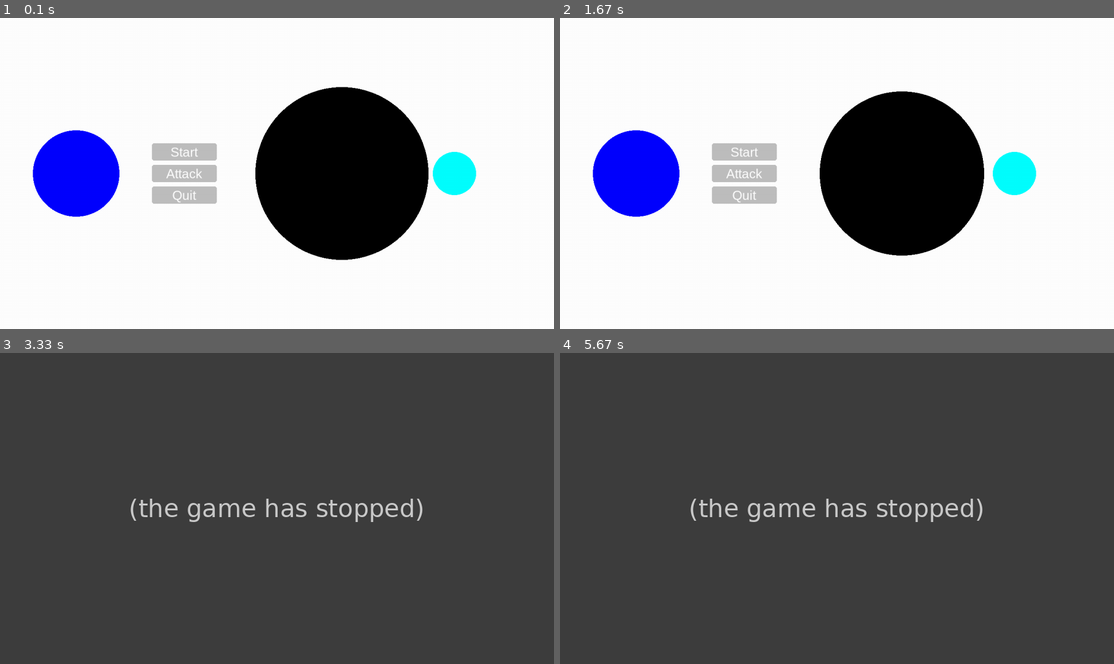
Above: before the commit, frames 1-4 (two rows, left to right).
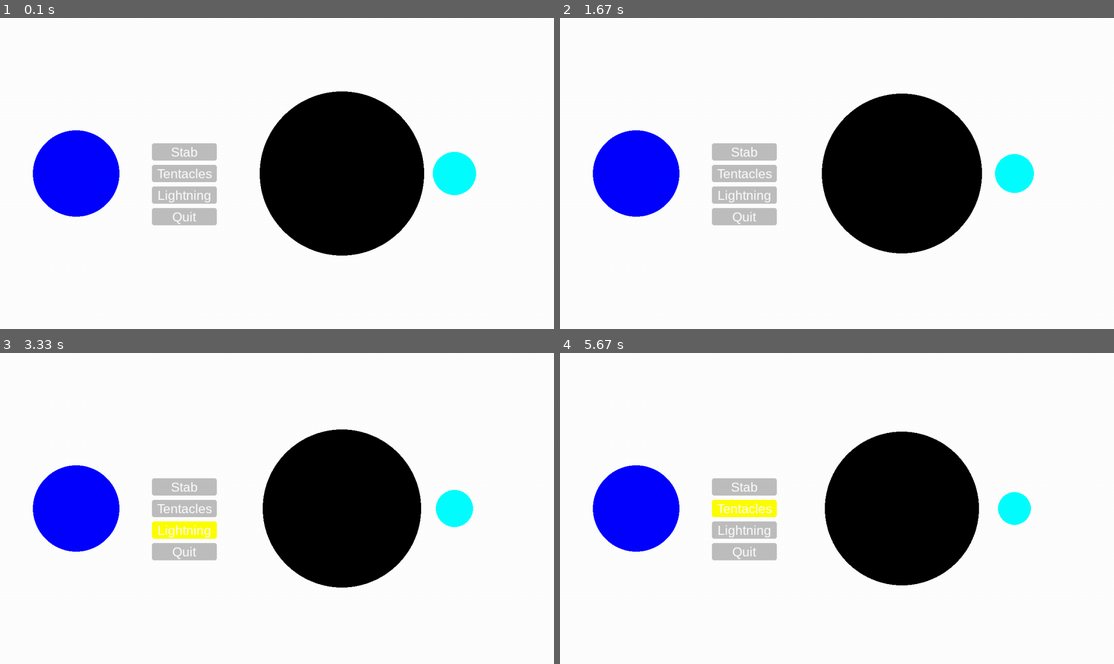
Above: after the commit, the same moments.

Repository: MathiasBenoni/IT
Game: pygame game, started from IT2/monster_rpg/main.py
The game is run twice, just before and just after one commit, with the same random seed, the same clock (stepped at 60 frames per second) and the same inputs.
Inputs (mouse positions are in pixels of both pictures, inside the frame that each line leads up to):
- Up to frame 1 (0.1 s): no input
- Up to frame 2 (1.67 s): click (742, 173) at 0.38 s, where only the run after the commit has a clickable "Tentacles"; click (837, 195) at 0.72 s
- Up to frame 3 (3.33 s): click (182, 486) at 2.05 s, where only the run after the commit has a clickable "Stab"; click (249, 589) at 2.38 s; click (182, 530) at 3.22 s, where only the run after the commit has a clickable "Lightning"
- Up to frame 4 (5.67 s): click (981, 480) at 3.55 s; click "Stab" at 4.38 s; click (676, 449) at 4.72 s; click "Tentacles" at 5.55 s

The runs differ from the first frame. In frame 1, 2.3% of the frame differs, in the area x 27-78%, y 22-78%; in frame 2, 1.8%; in frame 3, 100%; in frame 4, 100%, in the area x 0-100%, y 0-100%.
Before the commit the program exited at 3.25 s; later frames show no game.

Commit message:
Added some logic for damaging multiple enemies

Diff:
--- a/IT2/monster_rpg/functions.py
+++ b/IT2/monster_rpg/functions.py
@@ -7,5 +7,9 @@
   print("QUIT")
   pygame.event.post(pygame.event.Event(pygame.QUIT))
 
-def attack(enemy : object):
-  enemy.radius -= 10
+def attack(enemy : object, damage):
+  enemy.take_damage(damage)
+
+def attack_all(enemies : list, damage : int):
+  for enemy in enemies:
+    enemy.take_damage(damage)
--- a/IT2/monster_rpg/main.py
+++ b/IT2/monster_rpg/main.py
@@ -29,11 +29,17 @@
 
 player = enteties[0]
 
+### DAMAGE VARS
+
+tentacles = 5
+lightning = 2
+
 
 buttons = [
-    Button(button_width, button_height, 'gray', 'yellow', (WIDTH // 3, HEIGHT // 2 - button_height - padding), 'Start', my_funcs.start_game),
-    Button(button_width, button_height, 'gray', 'blue', (WIDTH // 3, HEIGHT // 2), 'Attack', lambda: my_funcs.attack(enteties[1])),
-    Button(button_width, button_height, 'gray', 'green', (WIDTH // 3, HEIGHT // 2 + button_height + padding), 'Quit', my_funcs.quit_game)
+    Button(button_width, button_height, 'gray', 'yellow', (WIDTH // 3, HEIGHT // 2 - button_height - padding), 'Stab', my_funcs.attack(enteties[1], 10)),
+    Button(button_width, button_height, 'gray', 'yellow', (WIDTH // 3, HEIGHT // 2), 'Tentacles', lambda: my_funcs.attack_all(enteties[1:len(enteties)], tentacles)),
+    Button(button_width, button_height, 'gray', 'yellow', (WIDTH // 3, HEIGHT // 2 + button_height + padding), 'Lightning', lambda: my_funcs.attack_all(enteties[1:len(enteties)], lightning)),
+    Button(button_width, button_height, 'gray', 'green', (WIDTH // 3, HEIGHT // 2 + button_height * 2 + padding * 2), 'Quit', my_funcs.quit_game)
   ]
 
 while running:
